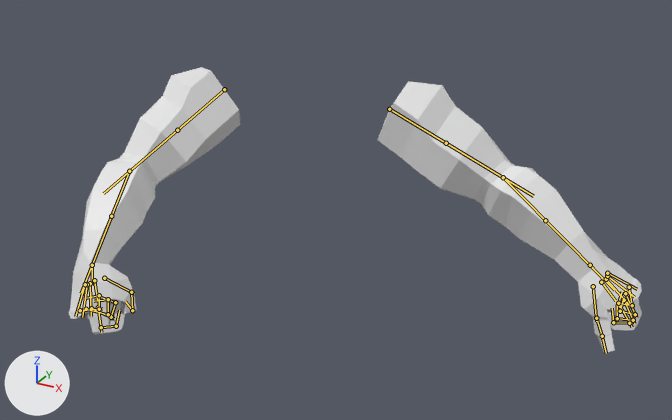
A saved change to the FBX model Assets/GhostPuncher/Models/arms_point.fbx.
The view is the same before and after, from a 50 mm lens placed at (1.014, -1.698, 0.399), pointed at (0.189, -0.199, -0.351). Arrows for +X, +Y and +Z are at lower left; the lights stay in place. The first picture is the older version. Both versions are drawn at frame 44 of the action 'Scene'; the numbers are the values there. The bones that change, and the others that lie on the model, are drawn over the model as lines.

Objects in the first picture: 'NEW ARM'.
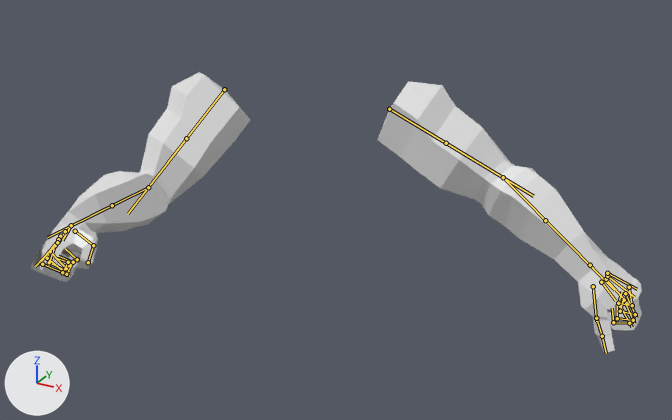
The edits, one by one:
Bone 'DEF-upper_arm.R' (bone_def_upper_arm_r) turns from (60, -3, 4) to (52, -8, 17) degrees about its own x, y and z.
Bone 'DEF-forearm.R' (bone_def_forearm_r) turns from (19, -27, 11) to (35, -13, -28) degrees about its own x, y and z.

What differs and where, as boxes [x1, y1, x2, y2] in the pictures (672 x 420 px):
'NEW ARM', posed (7% wider): before [69, 67, 642, 353]; after [31, 72, 642, 353]
bone 'DEF-upper_arm.R', root to tip: before (224, 89) to (152, 152); after (224, 89) to (166, 164)
bone 'DEF-forearm.R', root to tip: before (129, 171) to (101, 242); after (148, 187) to (90, 216)
